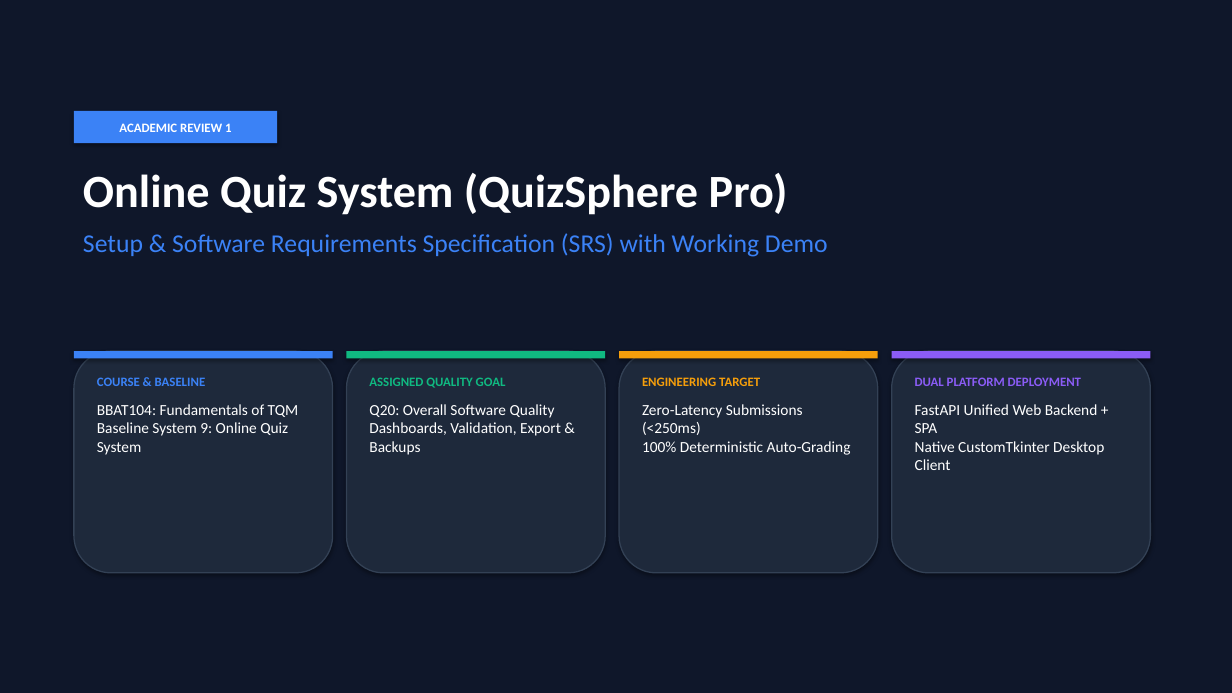
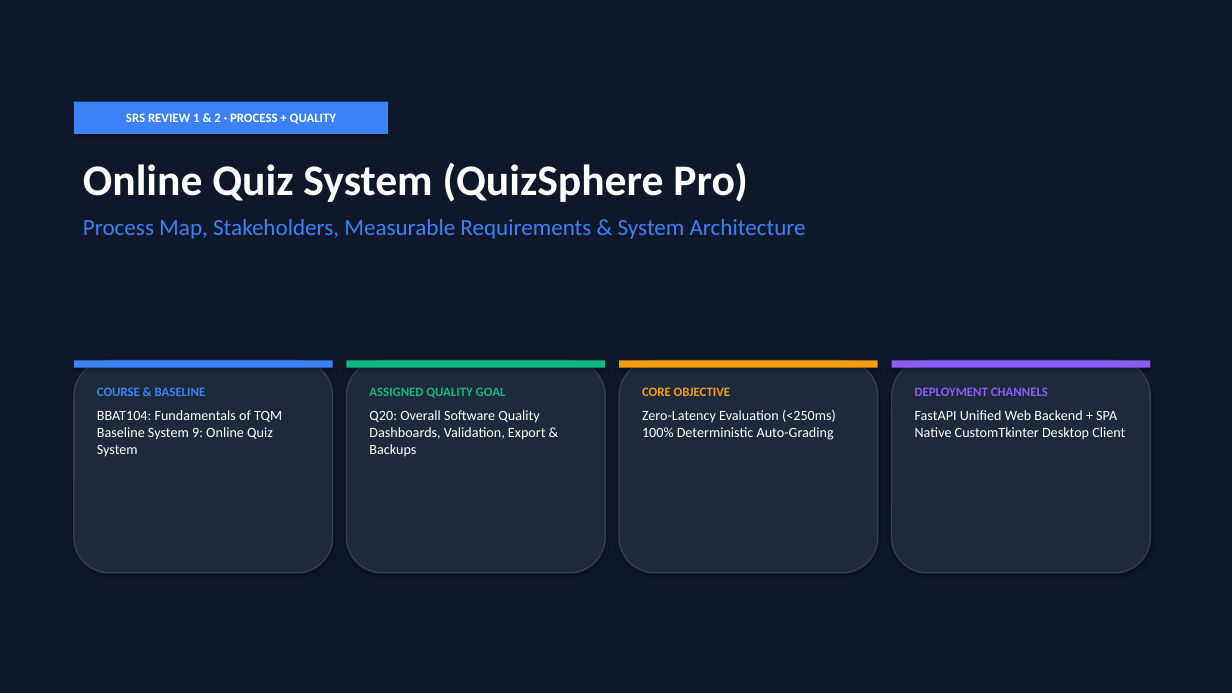
Before and after one commit to Vanshika071417/Online_Quiz_System, a slide deck: slide 1 of QuizSphere_Review_1_Presentation.pptx. Drawn at 1232x693 pixels with LibreOffice and Linux fonts; fonts in the diff are those of the drawing. Boxes give left, top, right and bottom in pixels: in the first picture for what was removed or moved away, otherwise in the second. Text is boxed around its words. In the diff, an @@ line names an element or a change of style, - is before the commit and + after.

Commit message:
docs: streamline presentation to compact 17 slides covering all Review 1 and 2 topics

```diff
--- a/QuizSphere_Review_1_Presentation.pptx
+++ b/QuizSphere_Review_1_Presentation.pptx
@@ rectangle "SRS REVIEW 1 & 2 ...": place and size @@
-rectangle "SRS REVIEW 1 & 2 ..." at [74,111,277,143]
+rectangle "SRS REVIEW 1 & 2 ..." at [74,102,388,134]
@@ text in rectangle at [126,113,336,124]: text changed @@
-ACADEMIC REVIEW 1
+SRS REVIEW 1 & 2 · PROCESS + QUALITY
@@ text "Online Quiz System (QuizSphere Pro)": place and size @@
-text "Online Quiz System (QuizSphere Pro)" at [83,173,828,257]
+text "Online Quiz System (QuizSphere Pro)" at [83,163,806,239]
@@ text at [83,163,747,202]: size 36 to 34 pt in "Online Quiz System (QuizSphere Pro)" @@
@@ text at [83,219,806,239]: text changed; size 20 to 18 pt @@
-Setup & Software Requirements Specification (SRS) with Working Demo
+Process Map, Stakeholders, Measurable Requirements & System Architecture
@@ rounded rectangle: place and size @@
-rounded rectangle at [74,351,333,573]
+rounded rectangle at [74,360,333,573]
@@ text "COURSE & BASELINE": place and size @@
-text "COURSE & BASELINE" at [97,377,299,455]
+text "COURSE & BASELINE" at [97,387,282,456]
@@ text "COURSE & BASELINE" at [97,387,282,456]: size 12 to 11 pt in "BBAT104: Fundamentals of TQM Baseline System 9: ..."; less space between paragraphs @@
@@ rounded rectangle: place and size @@
-rounded rectangle at [347,351,605,573]
+rounded rectangle at [347,360,605,573]
@@ text "ASSIGNED QUALITY GOAL": place and size @@
-text "ASSIGNED QUALITY GOAL" at [369,377,561,455]
+text "ASSIGNED QUALITY GOAL" at [369,387,546,456]
@@ text "ASSIGNED QUALITY GOAL" at [369,387,546,456]: size 12 to 11 pt in "Q20: Overall Software Quality Dashboards, Validation, Export ..."; less space between paragraphs @@
@@ rounded rectangle: place and size @@
-rounded rectangle at [619,351,878,573]
+rounded rectangle at [619,360,878,573]
@@ text at [642,387,836,440]: text changed; size 12 to 11 pt @@
-ENGINEERING TARGET
-Zero-Latency Submissions (<250ms)
-100% Deterministic Auto-Grading
+CORE OBJECTIVE
+Zero-Latency Evaluation (<250ms)
+100% Deterministic Auto-Grading
@@ rounded rectangle: place and size @@
-rounded rectangle at [892,351,1151,573]
+rounded rectangle at [892,360,1151,573]
@@ 4 rectangles: place and size @@
-4 rectangles at [74,351,1151,359]
+4 rectangles at [74,360,1151,368]
@@ text "DEPLOYMENT CHANNELS": place and size @@
-text "DEPLOYMENT CHANNELS" at [915,377,1104,470]
+text "DEPLOYMENT CHANNELS" at [915,387,1125,439]
@@ text at [915,387,1048,396]: text changed @@
-DUAL PLATFORM DEPLOYMENT
+DEPLOYMENT CHANNELS
@@ text at [915,410,1125,439]: size 12 to 11 pt in "FastAPI Unified Web Backend + SPA Native ..." @@
```
Also in this commit, not shown: 7 other slides changed, 9 slides added, 6 slides removed, 4 other files.
